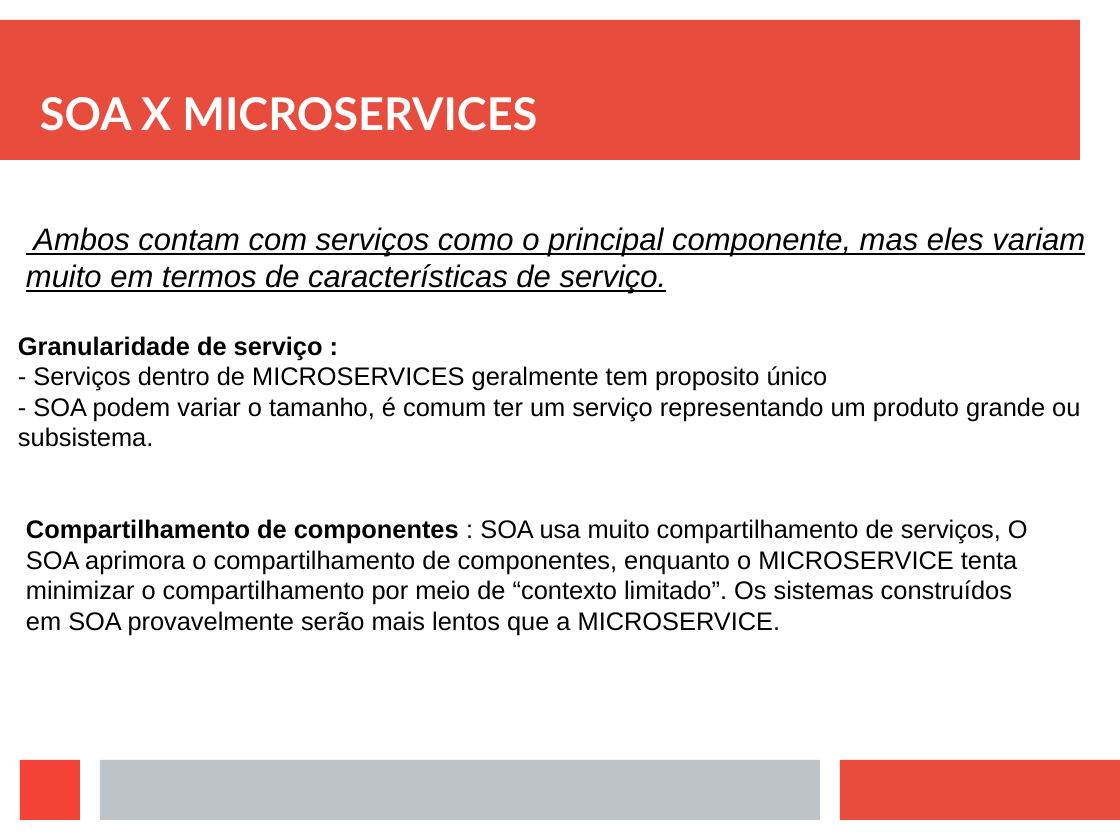
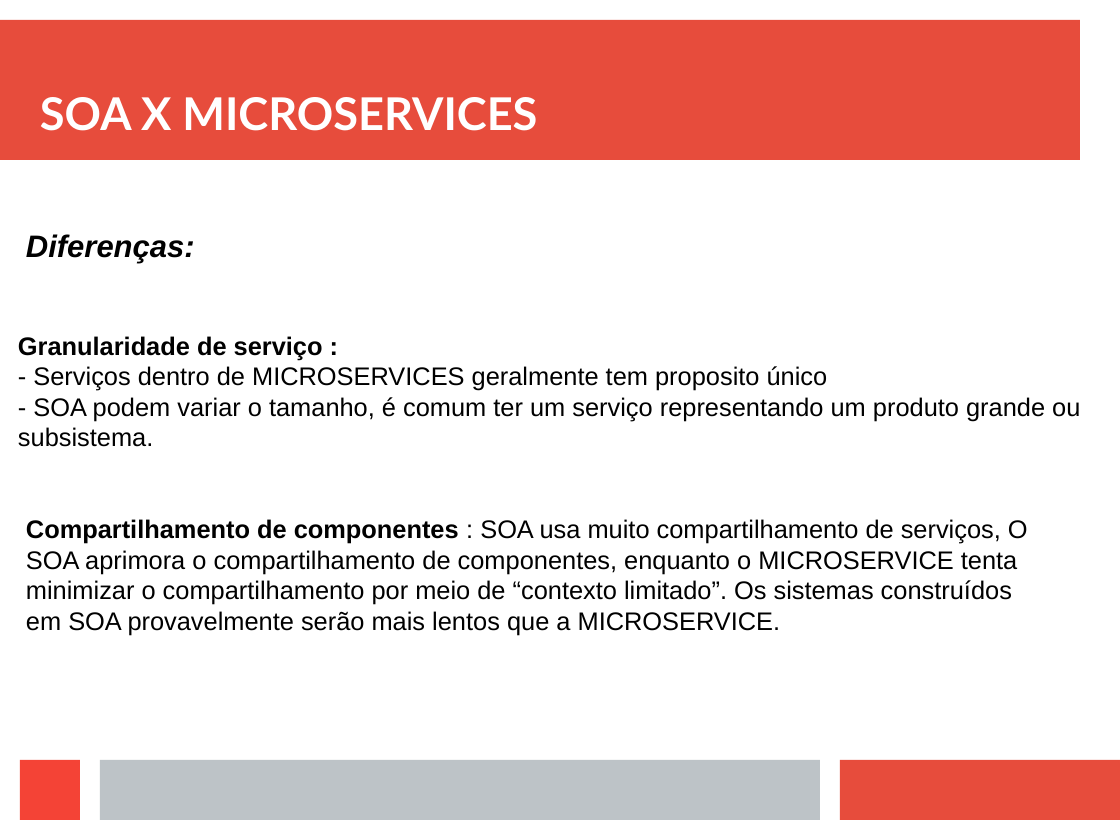
Before and after one commit to viniciusFortti/test, a slide deck: slide 31 of Apresentação/ApresentaçãoTerceiraSemana.odp. Drawn at 1120x840 pixels with LibreOffice and Linux fonts; fonts in the diff are those of the drawing. Boxes give left, top, right and bottom in pixels: in the first picture for what was removed or moved away, otherwise in the second. Text is boxed around its words. In the diff, an @@ line names an element or a change of style, - is before the commit and + after.

```diff
--- a/Apresentação/ApresentaçãoTerceiraSemana.odp
+++ b/Apresentação/ApresentaçãoTerceiraSemana.odp
@@ text at (26,234,195,263): text changed; bold on @@
-Ambos contam com serviços como o principal componente, mas eles variam muito em termos de características de serviço.
+Diferenças:
```
Also in this commit, not shown: 2 other slides changed, 3 slides added, 1 slide removed, 7 other files.
